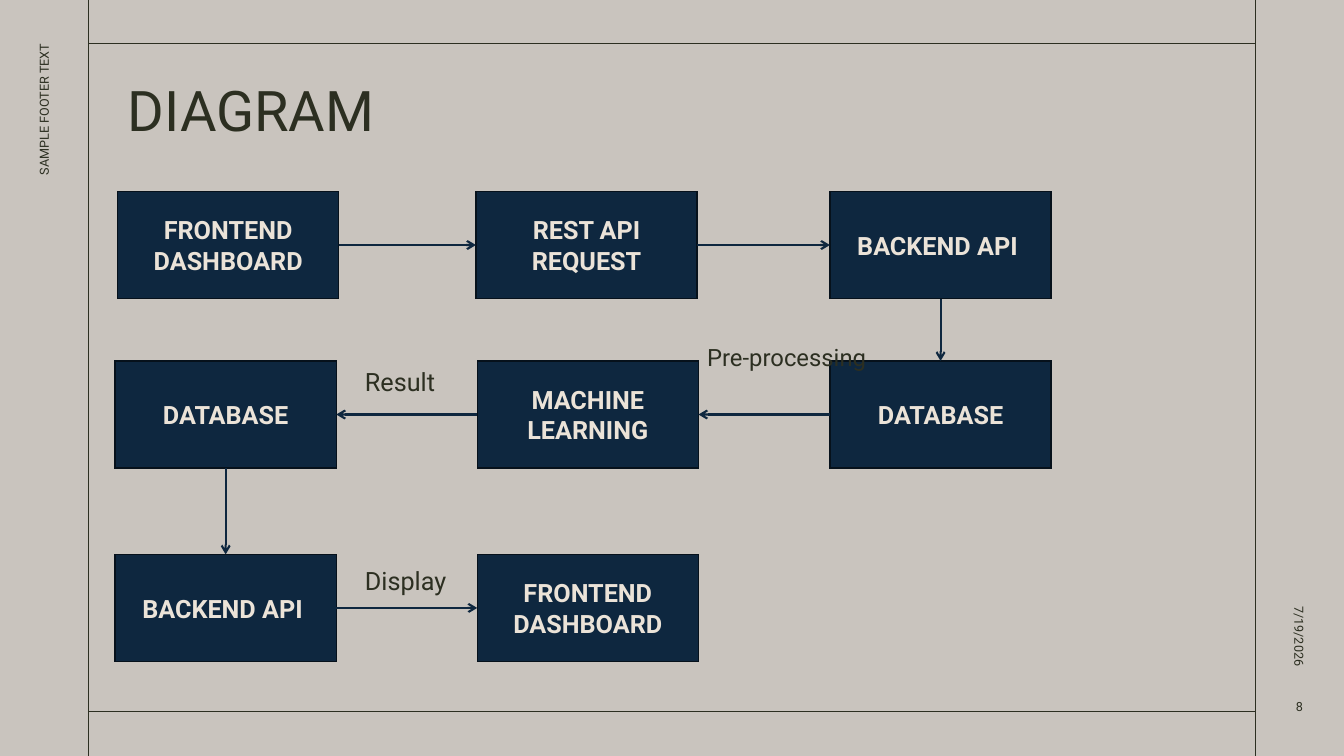
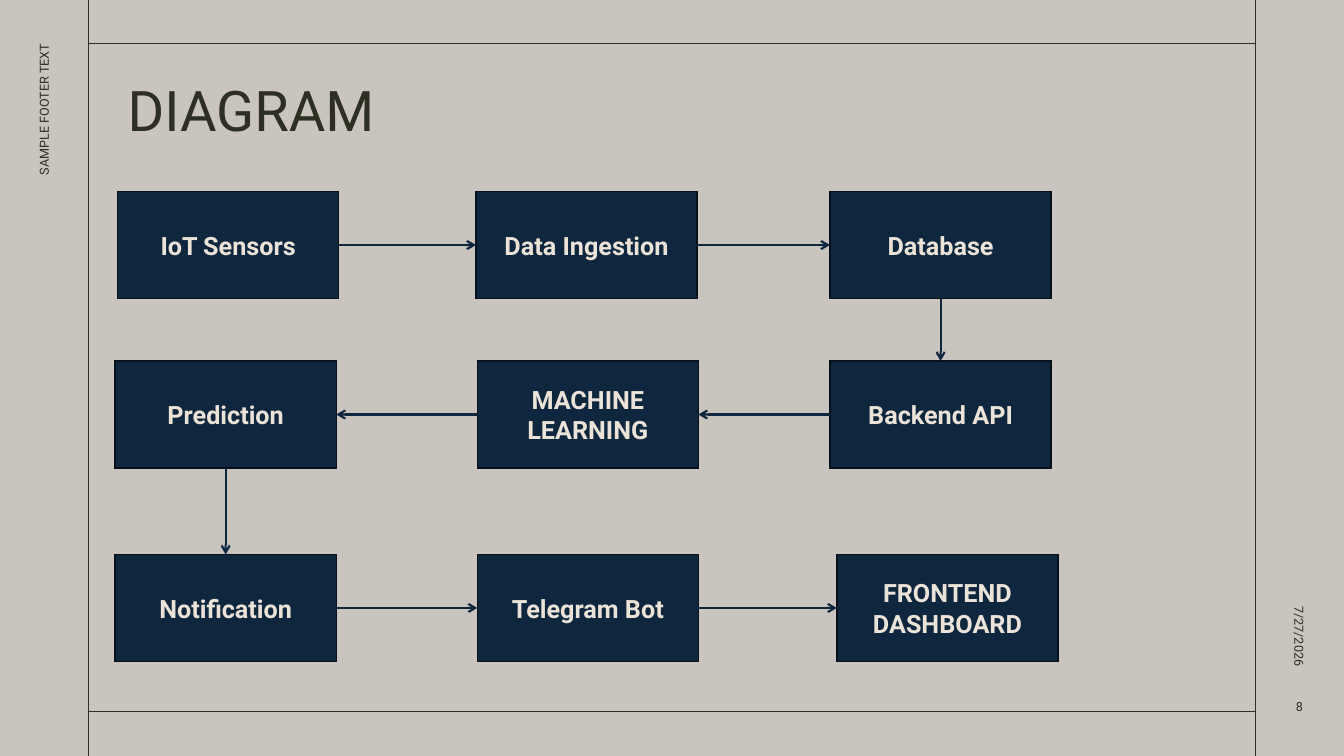
Before and after one commit to cucucumber789-svg/EGT307_T2_Bacon, a slide deck: slide 8 of EGT307 PRESENTATION.pptx. Drawn at 1344x756 pixels with LibreOffice and Linux fonts; fonts in the diff are those of the drawing. Boxes give left, top, right and bottom in pixels: in the first picture for what was removed or moved away, otherwise in the second. Text is boxed around its words. In the diff, an @@ line names an element or a change of style, - is before the commit and + after.

Commit message:
system architecture explanation and diagram

```diff
--- a/EGT307 PRESENTATION.pptx
+++ b/EGT307 PRESENTATION.pptx
@@ text in rectangle at (161, 237, 296, 256): text changed @@
-FRONTEND DASHBOARD
+IoT Sensors
@@ text in rectangle at (504, 236, 669, 261): text changed @@
-REST API REQUEST
+Data Ingestion
@@ text in rectangle at (888, 236, 994, 256): text changed @@
-BACKEND API
+Database
@@ text removed at (707, 349, 866, 371) @@
-Pre-processing
@@ text removed at (365, 372, 435, 391) @@
-Result
@@ text in rectangle at (167, 405, 283, 425): text changed @@
-DATABASE
+Prediction
@@ text in rectangle at (868, 405, 1013, 425): text changed @@
-DATABASE
+Backend API
@@ rectangle added at (837, 555, 1058, 661), fill #0E273F, outline #06111C 1 pt, 18 pt, text #EBE3D8, bold @@
+FRONTEND DASHBOARD
@@ text in rectangle at (159, 599, 292, 619): text changed @@
-BACKEND API
+Notification
@@ text removed at (365, 571, 446, 596) @@
-Display
@@ text in rectangle at (512, 599, 664, 624): text changed @@
-FRONTEND DASHBOARD
+Telegram Bot
@@ arrow added from (699, 608) to (837, 608), #0E273F 1.5 pt @@
@@ text at (1291, 612, 1308, 664): text changed @@
-7/19/2026
+7/27/2026
```
Also in this commit, not shown: 15 other slides changed, 1 other file.
